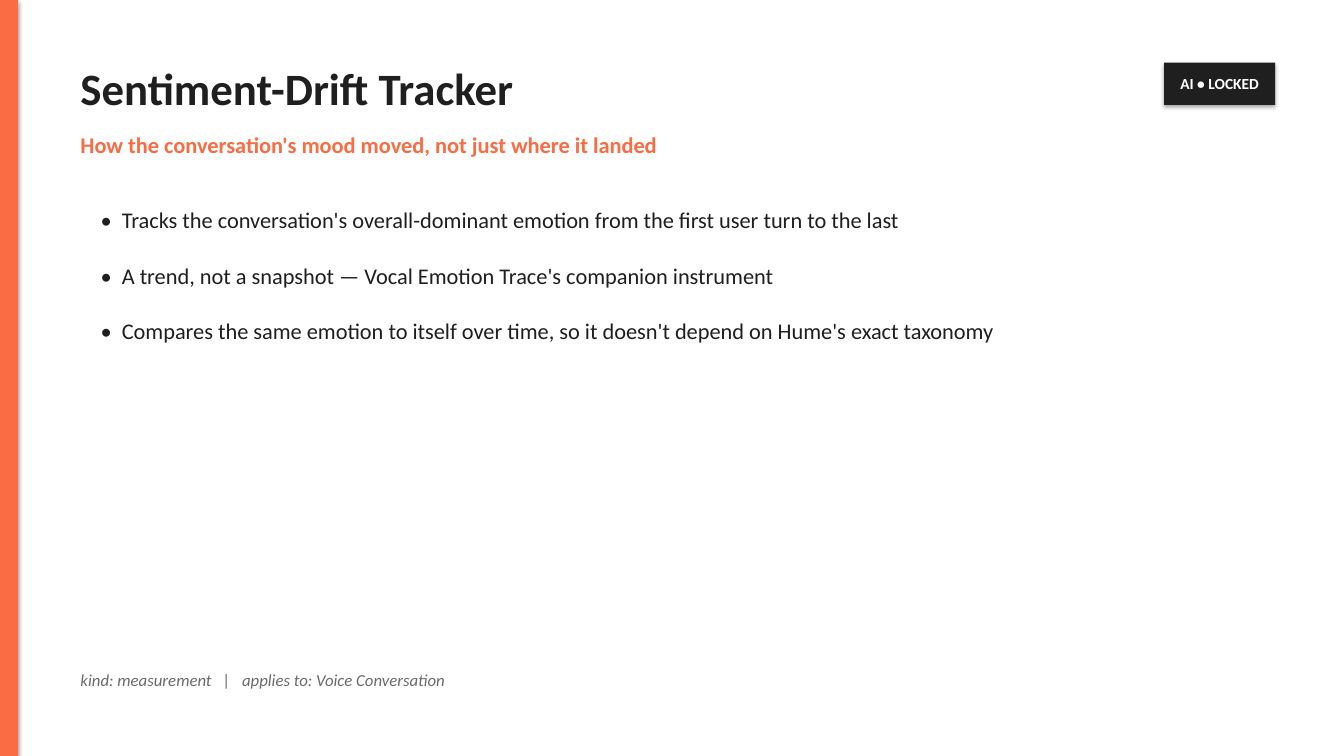
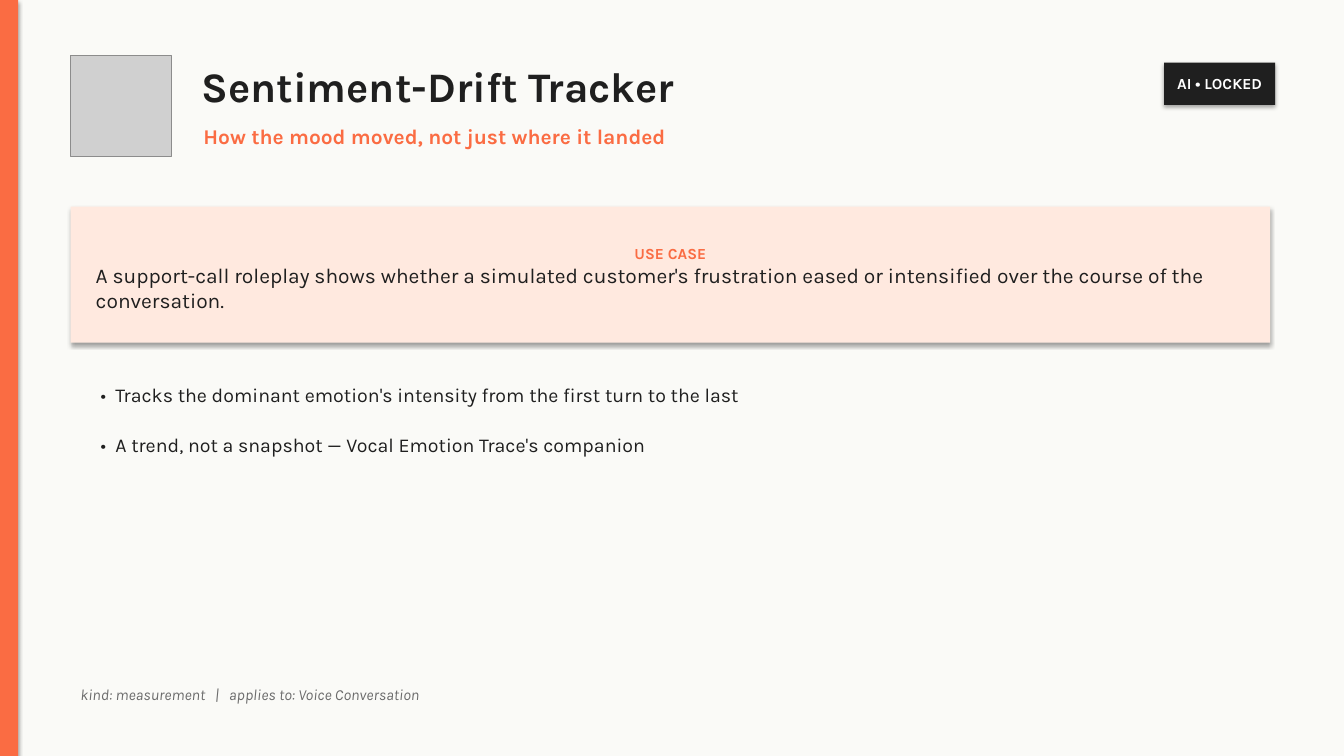
Before and after one commit to akilocorp/rag_platform, a slide deck: slide 25 of studio_instruments.pptx (slide 15 before the commit). Drawn at 1344x756 pixels with LibreOffice and Linux fonts; fonts in the diff are those of the drawing; grey boxes stand for pictures. Boxes give left, top, right and bottom in pixels: in the first picture for what was removed or moved away, otherwise in the second. Text is boxed around its words. In the diff, an @@ line names an element or a change of style, - is before the commit and + after.

```diff
--- a/studio_instruments.pptx
+++ b/studio_instruments.pptx
@@ rectangle added at [0,0,1344,756], fill #FAFAF7 @@
@@ picture added at [71,55,171,156] @@
@@ text "Sentiment-Drift Tracker": place and size @@
-text "Sentiment-Drift Tracker" at [80,73,514,106]
+text "Sentiment-Drift Tracker" at [201,72,674,103]
@@ text "Sentiment-Drift Tracker" at [201,72,674,103]: size 32 to 30 pt, font Calibri to Karla @@
@@ rectangle "AI • LOCKED" at [1165,63,1275,105]: font Calibri to Karla @@
@@ text at [203,129,666,149]: text changed; size 16 to 15 pt; font Calibri to Karla @@
-How the conversation's mood moved, not just where it landed
+How the mood moved, not just where it landed
@@ rectangle added at [71,207,1270,343], fill #FFE9DF, 15 pt, text #1F1F1F @@
+USE CASE
+A support-call roleplay shows whether a simulated customer's frustration eased or intensified over the course of the conversation.
@@ text removed at [122,212,899,228] @@
-• Tracks the conversation's overall-dominant emotion from the first user turn to the last
@@ text at [115,388,739,407]: text changed; size 16 to 14 pt; font Calibri to Karla @@
-• Compares the same emotion to itself over time, so it doesn't depend on Hume's exact taxonomy
+• Tracks the dominant emotion's intensity from the first turn to the last
@@ text at [115,438,645,457]: text changed; size 16 to 14 pt; font Calibri to Karla @@
-• A trend, not a snapshot — Vocal Emotion Trace's companion instrument
+• A trend, not a snapshot — Vocal Emotion Trace's companion
@@ text "kind: measurement | applies to: ...": place and size @@
-text "kind: measurement | applies to: ..." at [80,674,445,689]
+text "kind: measurement | applies to: ..." at [80,689,419,704]
@@ text "kind: measurement | applies to: ..." at [80,689,419,704]: size 12 to 11 pt, font Calibri to Karla @@
```
Also in this commit, not shown: 15 other slides changed, 18 slides added, 8 slides removed.
